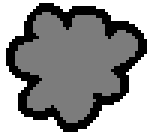
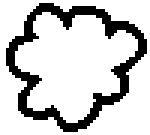
Before/after of a (150, 135) layered artwork. What changed in the layer stack:
painted on "Background" over [15,12,138,123]
